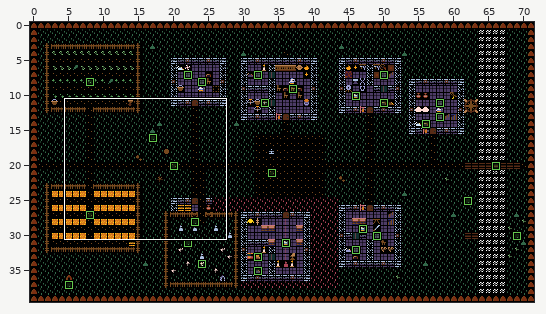
LDtk project: files/assets/maps.ldtk. Above: a wide view before the commit, with the close-up outlined.
Close-up. As it was:
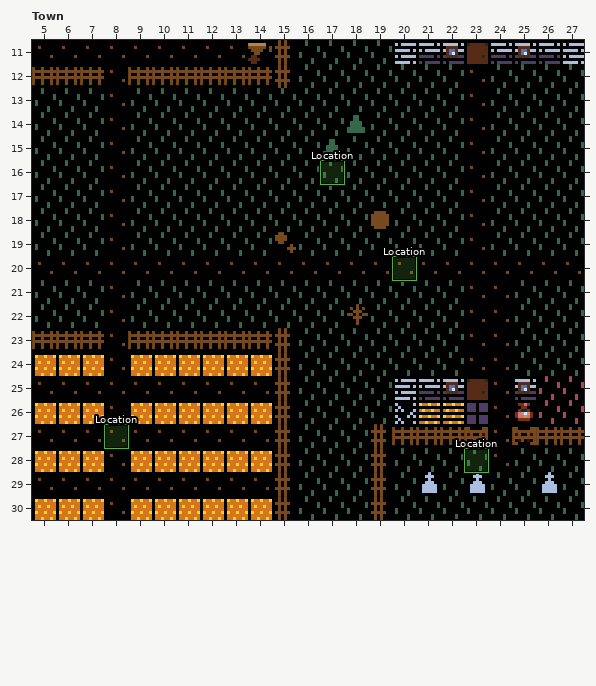
Cells are 8x8 px. Shown: Town x 5..27, y 11..30.
Now the later version:
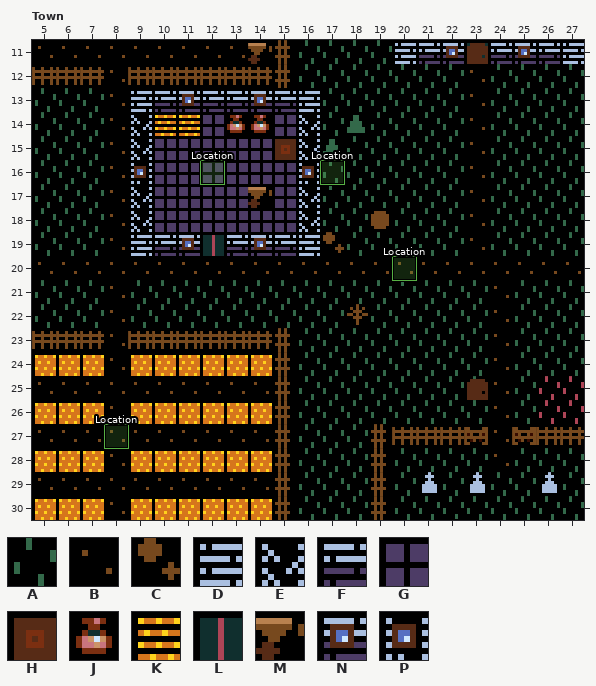
Key: from "World": A 0, B 1, C 11, D 56, E 57, F 58, G 64, H 155, J 163, K 181, L 234, M 749, N 763, P 764.
_ is an empty cell, . an unchanged one.
Objects are placed by their top-left corner, in cells (3,4 is the top-left corner of cell 3,4); size is 1x1 cell unless given.
Change:
--- layer "Tiles"
@@ x 9..17 @@
-13 AAAAAAAA.
-14 AAAAAAAA.
-15 AAAAAAAA.
-16 AAAAAAAA.
-17 AAAAAAAA.
-18 AAAAAAAA.
-19 AAAAAACAA
+13 DFNFFNFD.
+14 EKKGJJGE.
+15 EGGGGGHE.
+16 PGGGGGGP.
+17 EGGGGMGE.
+18 EGGGGGGE.
+19 DFNLFNFDC
@@ x 20..25 @@
-21 ...B..
-22 ...B..
-23 ...B..
-24 ...B..
-25 DFNL.N
-26 EKKG.J
+21 ...A..
+22 ...A..
+23 ...A..
+24 ...A..
+25 AAAA.A
+26 AAAA.A
--- layer "Meta"
-"Location" rectangle at 23,28
+"Location" rectangle at 12,16
